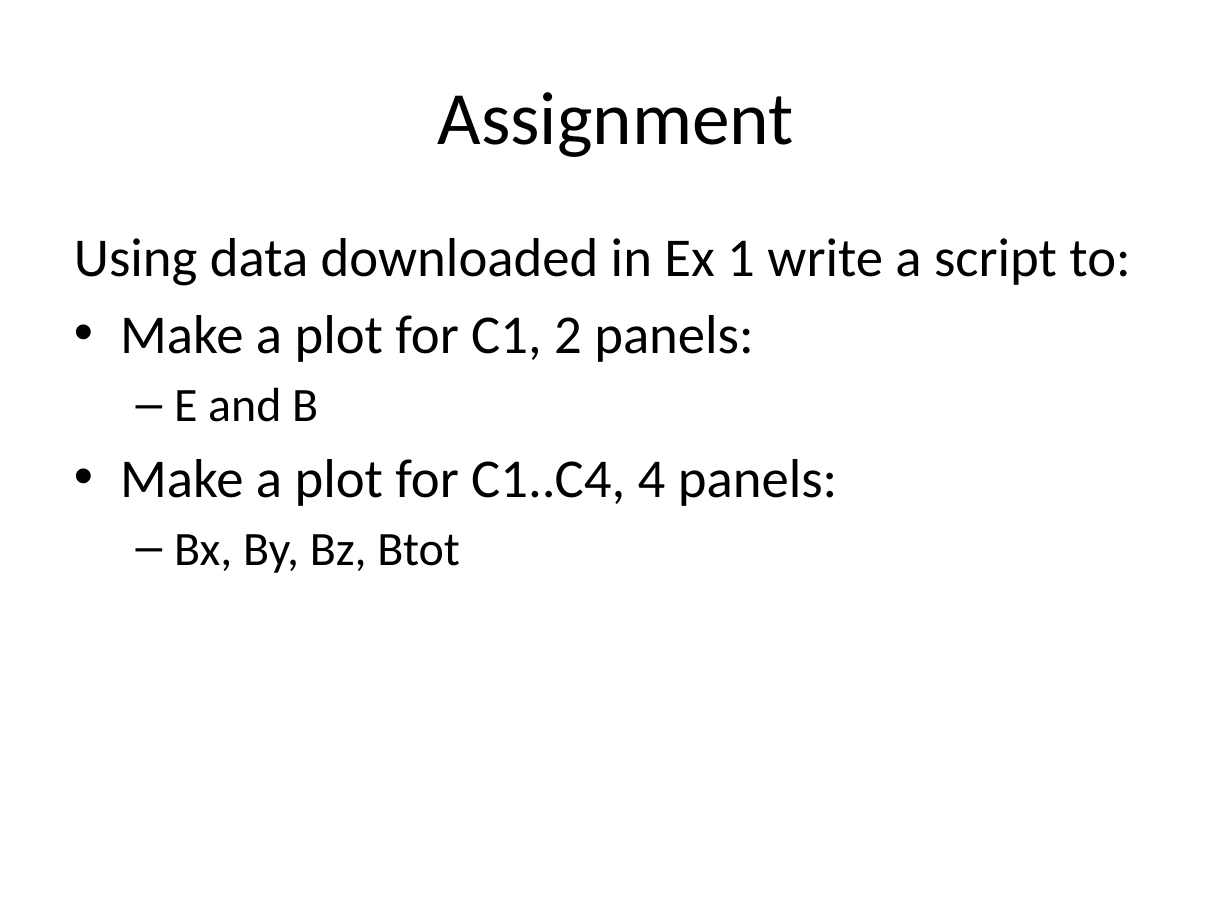
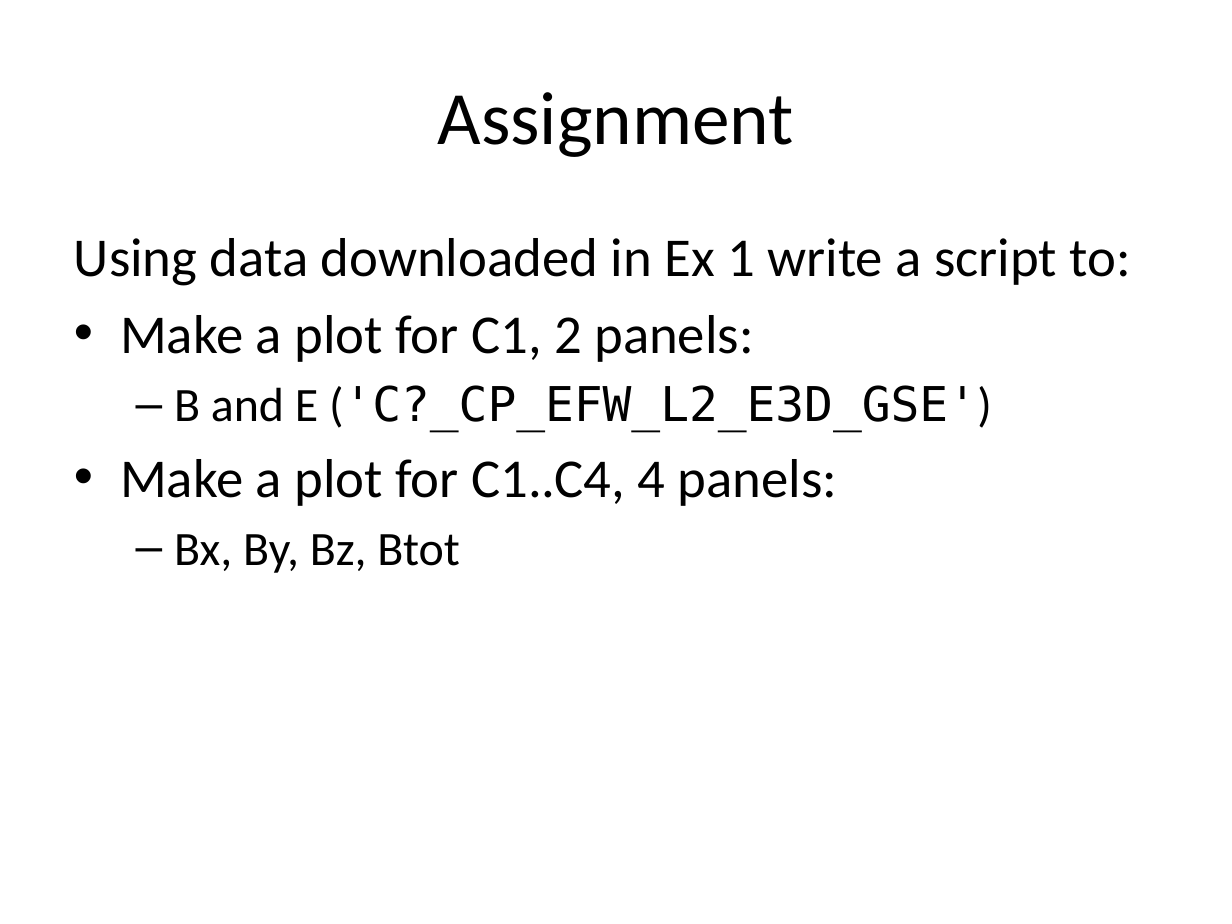
Before and after one commit to irfu/Nordita_Magnetic_Reconnection_School_2015, a slide deck: slide 16 of Lectures/Lecture_1.pptx. Drawn at 1232x924 pixels with LibreOffice and Linux fonts; fonts in the diff are those of the drawing. Boxes give left, top, right and bottom in pixels: in the first picture for what was removed or moved away, otherwise in the second. Text is boxed around its words. In the diff, an @@ line names an element or a change of style, - is before the commit and + after.

Commit message:
add Lecture 4

```diff
--- a/Lectures/Lecture_1.pptx
+++ b/Lectures/Lecture_1.pptx
@@ text at [174,385,992,433]: text changed; font Calibri to DejaVu Sans Mono @@
-  – E and B
+  – B and E ('C?_CP_EFW_L2_E3D_GSE')
```
Also in this commit, not shown: 2 other files.
